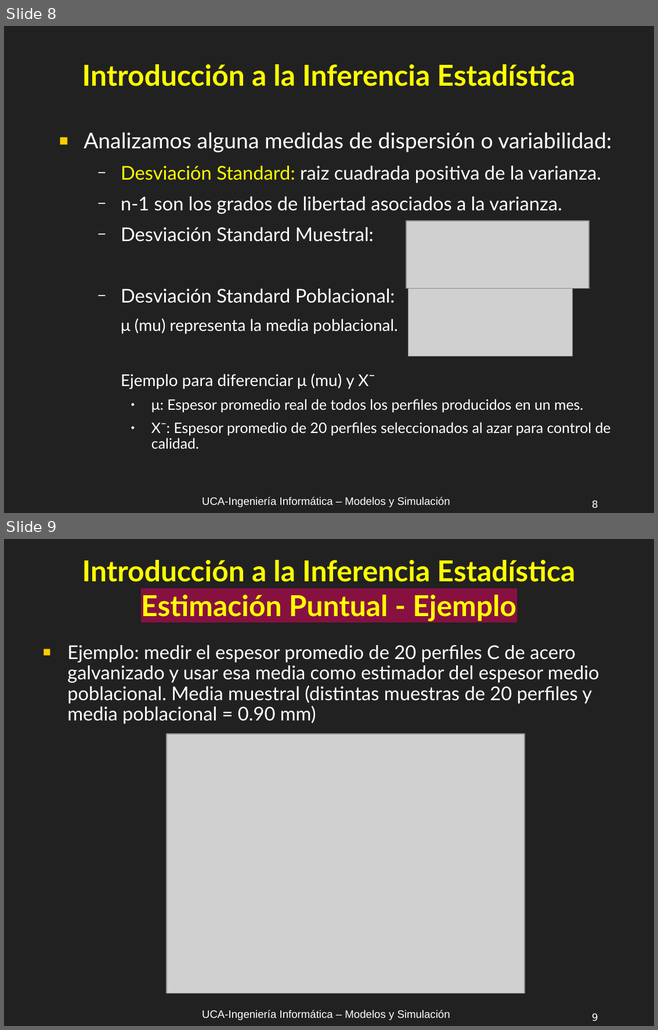
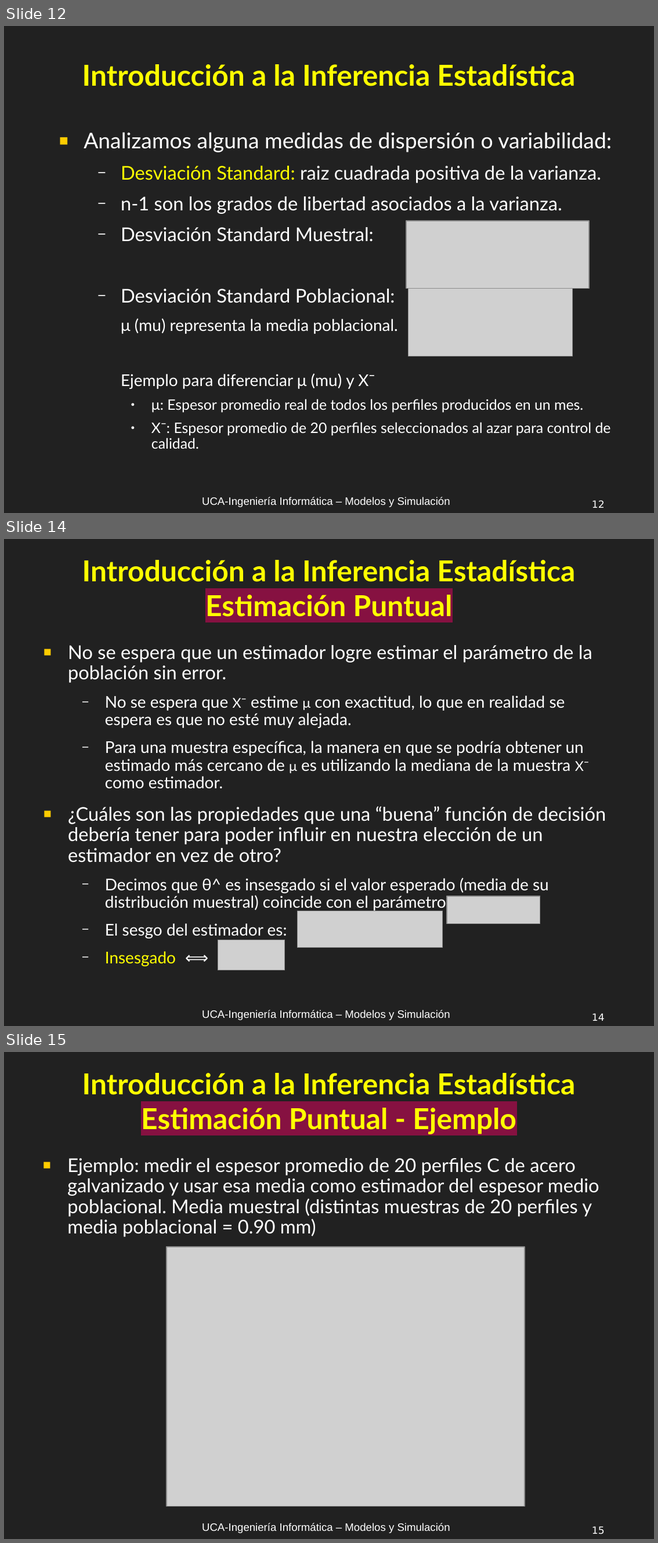
Before and after one commit to UCA-Facultad-de-Ingenieria-Clases-2025/MyS, a slide deck: Clases/MyS_C1A_Introducción_Inferencia_Estadística_R1.odp. Shown one above the other, each under a label of ours: slides 8 and 9 before the commit, slides 12, 14 and 15 after it; the slides between them are not shown. The pictures are 658x1030 and 658x1543 pixels, drawn with LibreOffice and Linux fonts; fonts in the diff are those of the drawing; grey boxes stand for pictures. Boxes give left, top, right and bottom in pixels: in the first picture for what was removed or moved away, otherwise in the second. Text is boxed around its words. In the diff, an @@ line names an element or a change of style, - is before the commit and + after.

```diff
--- a/Clases/MyS_C1A_Introducción_Inferencia_Estadística_R1.odp
+++ b/Clases/MyS_C1A_Introducción_Inferencia_Estadística_R1.odp
@@ slide 14 added at (4,539,654,1026), background #212121; not listed: 2 template elements that a slide beside it also shows @@
@@ title added at (82,560,575,617), 32 pt, text #FFFF00, bold @@
+Introducción a la Inferencia Estadística
+Estimación Puntual
@@ text added at (68,645,606,966), 18 pt, text #FFFFFF @@
+■ No se espera que un estimador logre estimar el parámetro de la población sin error.
+  − No se espera que Xˉ estime μ con exactitud, lo que en realidad se espera es que no esté muy alejada.
+  − Para una muestra específica, la manera en que se podría obtener un estimado más cercano de μ es utilizando la mediana de la muestra Xˉ como estimador.
+■ ¿Cuáles son las propiedades que una “buena” función de decisión debería tener para poder influir en nuestra elección de un estimador en vez de otro?
+  − Decimos que θ^ es insesgado si el valor esperado (media de su distribución muestral) coincide con el parámetro:
+  − El sesgo del estimador es:
+  − Insesgado ⟺
@@ picture added at (447,896,540,924) @@
@@ picture added at (297,911,442,947) @@
@@ picture added at (217,940,285,971) @@
@@ what was slide 8 is now slide 12 @@
@@ page number at (592,500,604,508): text changed @@
-8
+12
@@ what was slide 9 is now slide 15 @@
@@ page number at (592,1526,604,1535): text changed @@
-9
+15
```
Also in this commit, not shown: 6 slides changed, 21 other slides added, 1 other file.
